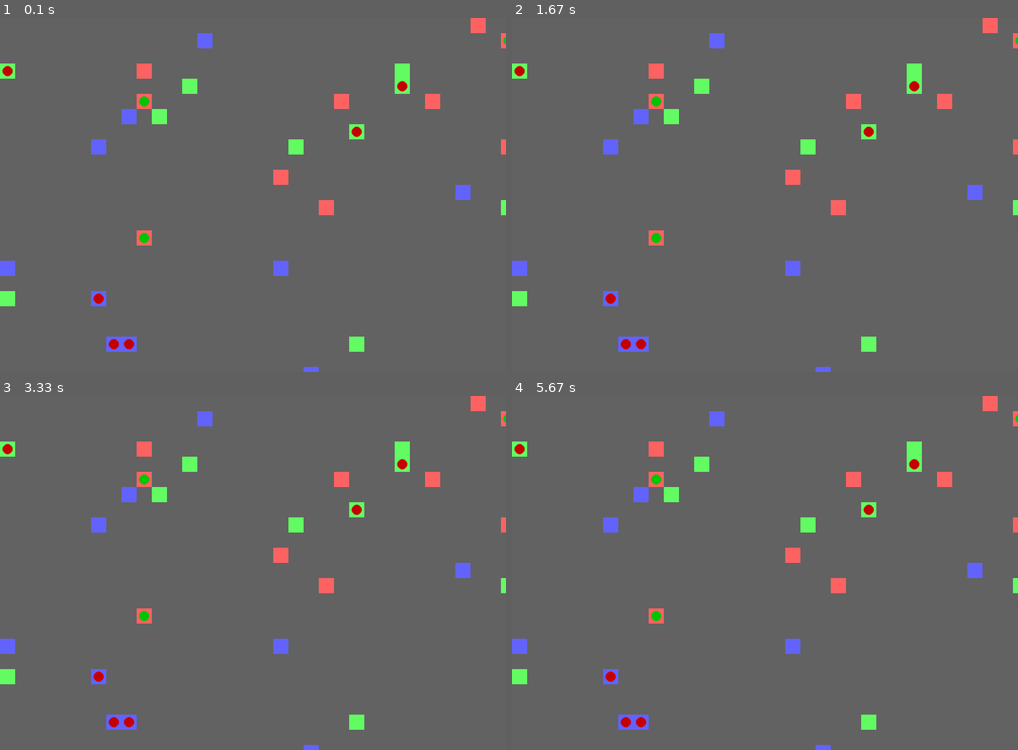
Above: before the commit, frames 1-4 (two rows, left to right).
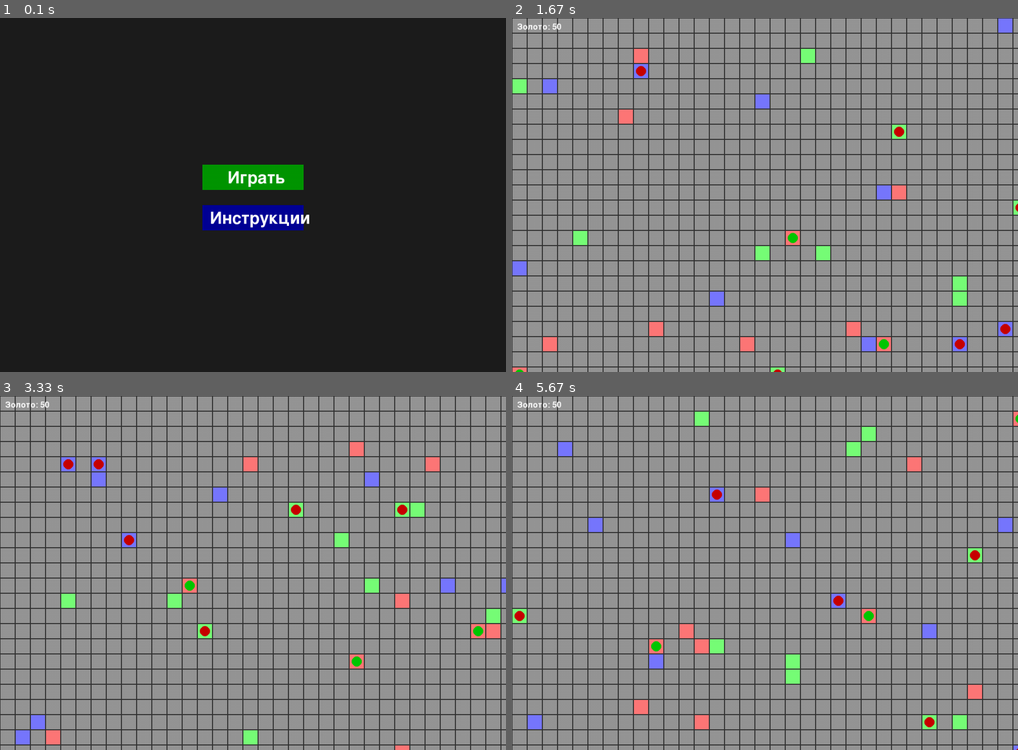
Above: after the commit, the same moments.

Repository: Akiroya/ageofpygame
Game: pygame game, started from main.py
Two runs of this game, one before a commit and one after it. Both use one fixed random seed, a clock stepped at 60 frames per second and the inputs below.
Inputs (mouse positions are in pixels of both pictures, inside the frame that each line leads up to):
- Up to frame 1 (0.1 s): no input
- Up to frame 2 (1.67 s): click (765, 177) at 0.38 s, where only the run after the commit has a clickable "Играть"; tap B at 0.67 s; hold R 1-1.47 s; click (952, 318) at 1.55 s
- Up to frame 3 (3.33 s): tap Esc at 1.83 s; click (253, 594) at 2.22 s, where only the run after the commit has a clickable "Инструкции"; hold Esc 2.5-2.97 s; click (253, 555) at 3.05 s, where only the run after the commit has a clickable "Играть"
- Up to frame 4 (5.67 s): hold Esc 3.33-3.8 s; click (765, 555) at 3.88 s, where only the run after the commit has a clickable "Играть"; click (871, 509) at 4.22 s; tap R at 4.5 s; hold R from 5.33 s (still down)

The runs differ from the first frame. In frame 1, 100% of the frame differs, in the area x 0-100%, y 0-100%; in frame 2, 100%; in frame 3, 100%; in frame 4, 100%.

Commit message:
Update main.py

Diff:
--- a/main.py
+++ b/main.py
@@ -4,15 +4,25 @@
 
 WIDTH, HEIGHT = 1000, 700
 GRID_SIZE = 30
+GOLD_PER_REGION = 10
+UNIT_COST = 30
+FPS = 60
+
 COLORS = {
-    "neutral": (100, 100, 100),
-    "country1": (255, 100, 100),
-    "country2": (100, 255, 100),
-    "country3": (100, 100, 255),
+    "neutral": (150, 150, 150),
+    "country1": (255, 120, 120),
+    "country2": (120, 255, 120),
+    "country3": (120, 120, 255),
     "unit_player": (0, 200, 0),
     "unit_enemy": (200, 0, 0),
     "selected": (255, 255, 0),
 }
+
+pygame.init()
+screen = pygame.display.set_mode((WIDTH, HEIGHT))
+font = pygame.font.Font(None, 24)
+menu_font = pygame.font.Font(None, 48)
+
 
 class Region:
     def __init__(self, x, y, size, country="neutral"):
@@ -25,8 +35,10 @@
 
     def draw(self, screen):
         pygame.draw.rect(screen, COLORS[self.country], self.rect)
+        pygame.draw.rect(screen, (50, 50, 50), self.rect, 1)
         if self.unit:
             self.unit.draw(screen)
+
 
 class Unit:
     def __init__(self, region, owner):
@@ -36,76 +48,125 @@
         self.center = region.rect.center
 
     def move_to(self, new_region, game):
-        self.region.unit = None
-        self.region = new_region
-        self.center = new_region.rect.center
-        new_region.unit = self
-        self.handle_combat(game)
-
-    def handle_combat(self, game):
-        if self.region.unit and self.region.unit != self and self.region.unit.owner != self.owner:
-            game.units.remove(self.region.unit)
-            self.region.unit = self
+        if new_region.unit and new_region.unit.owner != self.owner:
+            new_region.unit.owner = self.owner
+            game.countries[self.owner]["gold"] += 5
+        else:
+            self.region.unit = None
+            self.region = new_region
+            self.center = new_region.rect.center
+            new_region.unit = self
+            game.countries[self.owner]["gold"] += 5
+        game.check_victory()
 
     def draw(self, screen):
-        color = COLORS["unit_player"] if self.owner == game.player_country else COLORS["unit_enemy"]
+        color = COLORS["unit_player"] if self.owner == "country1" else COLORS["unit_enemy"]
         pygame.draw.circle(screen, color, self.center, self.radius)
+
 
 class Game:
     def __init__(self):
-        pygame.init()
-        self.screen = pygame.display.set_mode((WIDTH, HEIGHT))
-        pygame.display.set_caption("Age of Pygame")
-        self.font = pygame.font.Font(None, 24)
         self.running = True
+        self.in_menu = True
+        self.in_instructions = False
         self.regions = []
-        self.countries = ["country1", "country2", "country3"]
+        self.countries = {c: {"gold": 50} for c in ["country1", "country2", "country3"]}
         self.player_country = "country1"
         self.units = []
         self.selected_unit = None
         self.message = ""
         self.current_turn_index = 0
-        self.generate_map()
-        self.create_starting_units()
+        self.play_button = None
+        self.instructions_button = None
 
     def generate_map(self):
+        self.regions = []
         for y in range(0, HEIGHT, GRID_SIZE):
             for x in range(0, WIDTH, GRID_SIZE):
                 self.regions.append(Region(x, y, GRID_SIZE))
-        for country in self.countries:
+        for country in self.countries.keys():
             for _ in range(10):
                 region = random.choice([r for r in self.regions if r.country == "neutral"])
                 region.country = country
 
     def create_starting_units(self):
-        for country in self.countries:
+        self.units = []
+        for country in self.countries.keys():
             for _ in range(3):
-                region = random.choice([r for r in self.regions if r.country == country and r.unit is None])
-                unit = Unit(region, country)
-                region.unit = unit
-                self.units.append(unit)
+                regions = [r for r in self.regions if r.country == country and r.unit is None]
+                if regions:
+                    region = random.choice(regions)
+                    unit = Unit(region, country)
+                    region.unit = unit
+                    self.units.append(unit)
 
     def handle_input(self):
-        if self.current_turn() != self.player_country:
-            return
         for event in pygame.event.get():
             if event.type == pygame.QUIT:
                 self.running = False
-            if event.type == pygame.MOUSEBUTTONDOWN:
-                x, y = event.pos
-                region = self.get_region_at_pos(x, y)
-                if region:
-                    if region.unit and region.unit.owner == self.player_country:
-                        self.selected_unit = region.unit
-                    elif self.selected_unit and self.is_adjacent(self.selected_unit.region, region):
-                        self.selected_unit.move_to(region, self)
-                        if region.country != self.player_country:
-                            region.country = self.player_country
-                        self.selected_unit = None
-                        self.next_turn()
+
+            if self.in_menu:
+                if event.type == pygame.MOUSEBUTTONDOWN:
+                    x, y = event.pos
+                    if self.play_button.collidepoint(x, y):
+                        self.start_game()
+                    elif self.instructions_button.collidepoint(x, y):
+                        self.in_menu = False
+                        self.in_instructions = True
+
+            elif self.in_instructions:
+                if event.type == pygame.KEYDOWN and event.key == pygame.K_ESCAPE:
+                    self.in_instructions = False
+                    self.in_menu = True
+
+            else:
+                if event.type == pygame.KEYDOWN:
+                    if event.key == pygame.K_ESCAPE:
+                        self.in_menu = True
+                    elif event.key == pygame.K_r:
+                        self.restart_game()
+                    elif event.key == pygame.K_b:
+                        self.build_unit()
+
+                if event.type == pygame.MOUSEBUTTONDOWN:
+                    x, y = event.pos
+                    region = self.get_region_at_pos(x, y)
+                    if region:
+                        if region.unit and region.unit.owner == self.player_country:
+                            self.selected_unit = region.unit
+                        elif self.selected_unit and self.is_adjacent(self.selected_unit.region, region):
+                            self.selected_unit.move_to(region, self)
+                            if region.country != self.player_country:
+                                region.country = self.player_country
+                            self.selected_unit = None
+                            self.next_turn()
+
+    def start_game(self):
+        self.generate_map()
+        self.create_starting_units()
+        self.in_menu = False
+
+    def build_unit(self):
+        gold = self.countries[self.player_country]["gold"]
+        if gold >= UNIT_COST:
+            regions = [r for r in self.regions if r.country == self.player_country and r.unit is None]
+            if regions:
+                region = random.choice(regions)
+                unit = Unit(region, self.player_country)
+                region.unit = unit
+                self.units.append(unit)
+                self.countries[self.player_country]["gold"] -= UNIT_COST
+
+    def restart_game(self):
+        self.generate_map()
+        self.create_starting_units()
+        self.countries = {c: {"gold": 50} for c in ["country1", "country2", "country3"]}
+        self.selected_unit = None
+        self.message = ""
+        self.current_turn_index = 0
 
     def current_turn(self):
-        return self.countries[self.current_turn_index]
+        return list(self.countries.keys())[self.current_turn_index]
 
     def next_turn(self):
         self.current_turn_index = (self.current_turn_index + 1) % len(self.countries)
@@ -122,6 +183,11 @@
                     target_region.country = unit.owner
         self.next_turn()
 
+    def check_victory(self):
+        if all(unit.owner == self.player_country for unit in self.units):
+            self.message = "Victory! All enemies converted!"
+            self.running = False
+
     def get_region_at_pos(self, x, y):
         for region in self.regions:
             if region.rect.collidepoint(x, y):
@@ -133,29 +199,68 @@
         dy = abs(region1.y - region2.y)
         return (dx == GRID_SIZE and dy == 0) or (dx == 0 and dy == GRID_SIZE)
 
-    def check_victory(self):
-        player_regions = [r for r in self.regions if r.country == self.player_country]
-        if len(player_regions) == len(self.regions) - len([r for r in self.regions if r.country == "neutral"]):
-            self.message = "Victory! You conquered all enemy territories!"
-            self.running = False
-
-    def draw(self):
-        self.screen.fill((0, 0, 0))
+    def draw_menu(self):
+        screen.fill((30, 30, 30))
+
+        # Кнопка "Играть"
+        self.play_button = pygame.Rect(WIDTH // 2 - 100, HEIGHT // 2 - 60, 200, 50)
+        pygame.draw.rect(screen, (0, 150, 0), self.play_button)
+        text = menu_font.render("Играть", True, (255, 255, 255))
+        screen.blit(text, (WIDTH // 2 - 50, HEIGHT // 2 - 50))
+
+        # Кнопка "Инструкции"
+        self.instructions_button = pygame.Rect(WIDTH // 2 - 100, HEIGHT // 2 + 20, 200, 50)
+        pygame.draw.rect(screen, (0, 0, 150), self.instructions_button)
+        text = menu_font.render("Инструкции", True, (255, 255, 255))
+        screen.blit(text, (WIDTH // 2 - 85, HEIGHT // 2 + 30))
+
+        pygame.display.flip()
+
+    def draw_instructions(self):
+        screen.fill((30, 30, 30))
+        lines = [
+            "Инструкции:",
+            "ЛКМ — выбрать юнит / переместить его",
+            "B — создать юнита за золото",
+            "R — перезапуск игры",
+            "ESC — выйти в меню",
+            "",
+            "Нажмите ESC для возврата в меню"
+        ]
+
+        y = 50
+        for line in lines:
+            text = font.render(line, True, (255, 255, 255))
+            screen.blit(text, (50, y))
+            y += 40
+
+        pygame.display.flip()
+
+    def draw_game(self):
+        screen.fill((30, 30, 30))
         for region in self.regions:
-            region.draw(self.screen)
-        if self.selected_unit:
-            pygame.draw.rect(self.screen, COLORS["selected"], self.selected_unit.region.rect, 3)
-        text_surface = self.font.render(self.message, True, (255, 255, 255))
-        self.screen.blit(text_surface, (10, 10))
+            region.draw(screen)
+        text = font.render(f"Золото: {self.countries[self.player_country]['gold']}", True, (255, 255, 255))
+        screen.blit(text, (10, 10))
         pygame.display.flip()
 
     def run(self):
+        clock = pygame.time.Clock()
         while self.running:
             self.handle_input()
-            self.check_victory()
-            self.draw()
+
+            if self.in_menu:
+                self.draw_menu()
+            elif self.in_instructions:
+                self.draw_instructions()
+            else:
+                self.draw_game()
+
+            clock.tick(FPS)
+
         pygame.quit()
         sys.exit()
+
 
 if __name__ == "__main__":
     game = Game()
